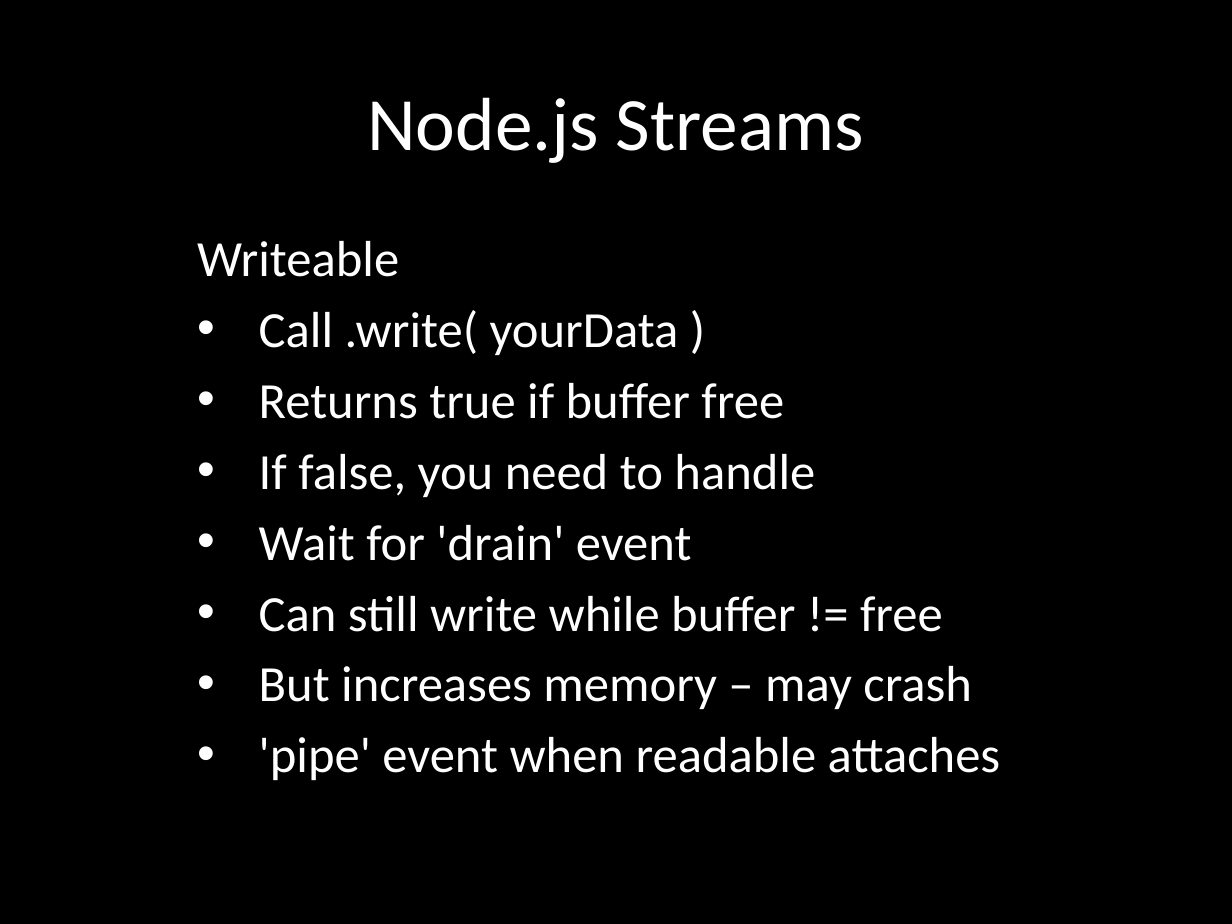
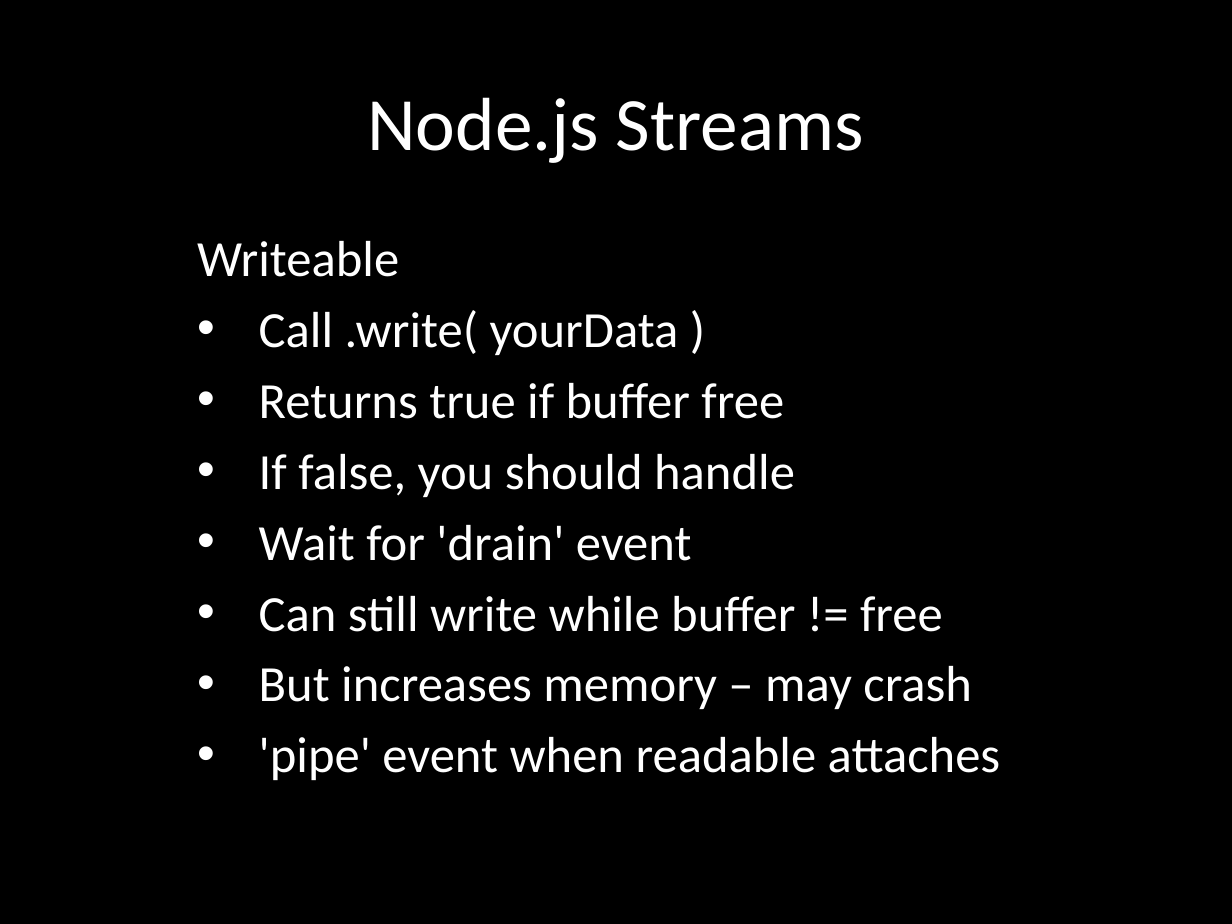
Before and after one commit to eliasjames/training-node, a slide deck: slide 12 of slides/Node Slides Day 2.pptx. Drawn at 1232x924 pixels with LibreOffice and Linux fonts; fonts in the diff are those of the drawing. Boxes give left, top, right and bottom in pixels: in the first picture for what was removed or moved away, otherwise in the second. Text is boxed around its words. In the diff, an @@ line names an element or a change of style, - is before the commit and + after.

```diff
--- a/slides/Node Slides Day 2.pptx
+++ b/slides/Node Slides Day 2.pptx
@@ subtitle at (x1=259, y1=454, x2=795, y2=497): text changed @@
-• If false, you need to handle
+• If false, you should handle
```
Also in this commit, not shown: 5 other slides changed, 7 slides added, 1 slide removed.
